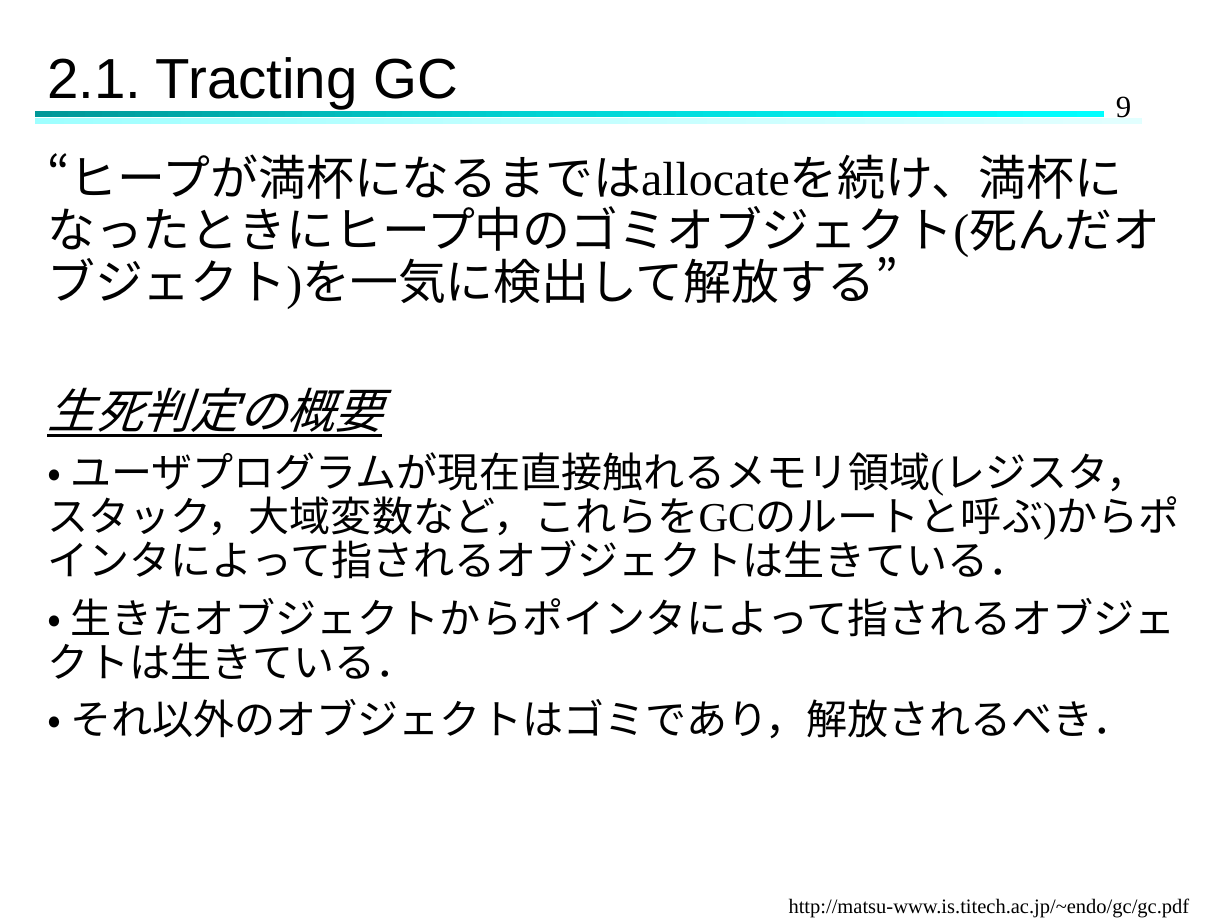
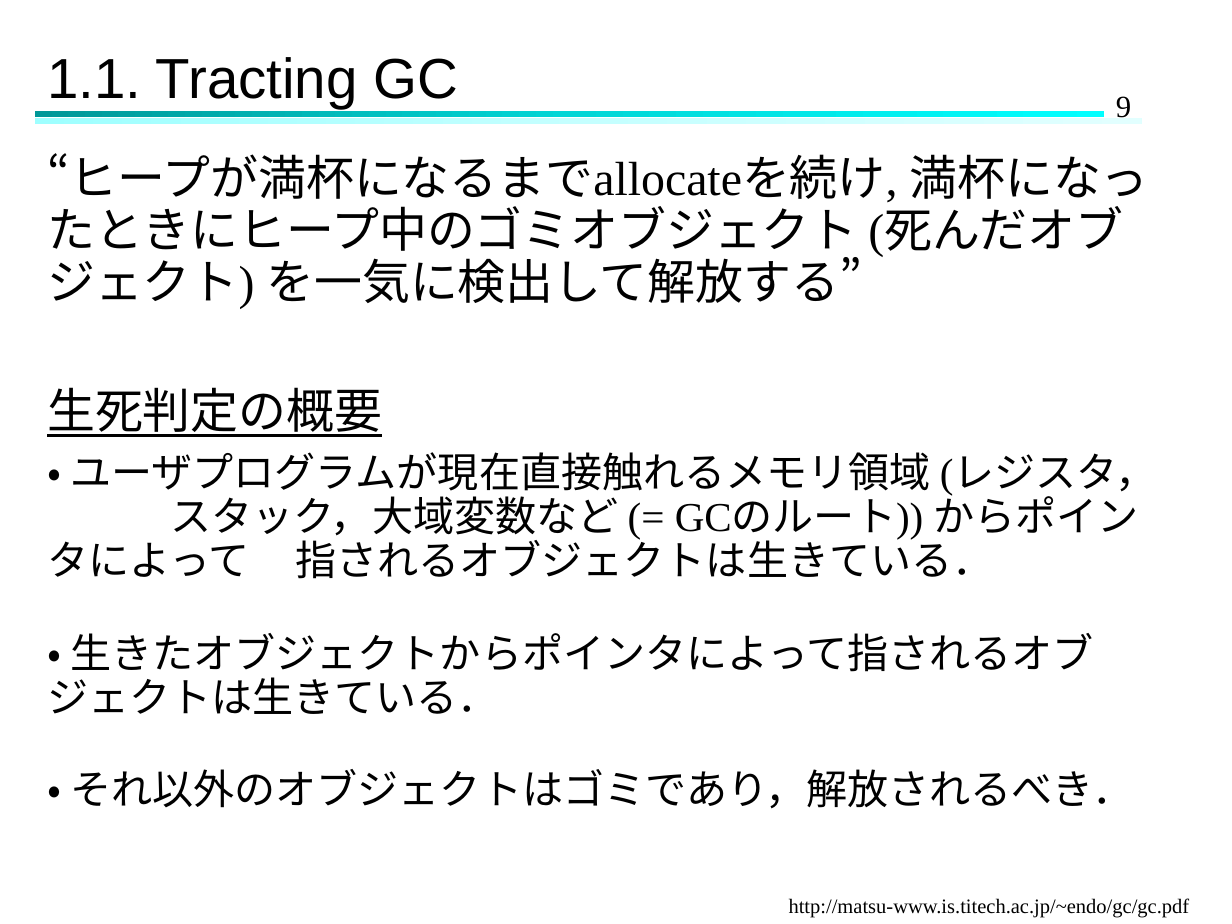
Before and after one commit to Hinata-Mikami/HinataMikami, a slide deck: slide 9 of 研究室関連/ゼミ/2024.11.27ゼミ.pptx. Drawn at 1232x924 pixels with LibreOffice and Linux fonts; fonts in the diff are those of the drawing. Boxes give left, top, right and bottom in pixels: in the first picture for what was removed or moved away, otherwise in the second. Text is boxed around its words. In the diff, an @@ line names an element or a change of style, - is before the commit and + after.

```diff
--- a/研究室関連/ゼミ/2024.11.27ゼミ.pptx
+++ b/研究室関連/ゼミ/2024.11.27ゼミ.pptx
@@ title at <box>47,57,458,108</box>: text changed @@
-2.1. Tracting GC
+1.1. Tracting GC
@@ text at <box>47,153,1149,309</box>: text changed @@
-“ヒープが満杯になるまではallocateを続け、満杯になったときにヒープ中のゴミオブジェクト(死んだオブジェクト)を一気に検出して解放する”
+“ヒープが満杯になるまでallocateを続け, 満杯になったときにヒープ中のゴミオブジェクト (死んだオブジェクト) を一気に検出して解放する”
@@ text at <box>47,387,382,437</box>: italic off in "生死判定の概要" @@
@@ text at <box>47,452,1157,579</box>: text changed @@
-• ユーザプログラムが現在直接触れるメモリ領域(レジスタ，スタック，大域変数など，これらをGCのルートと呼ぶ)からポインタによって指されるオブジェクトは生きている．
+・ ユーザプログラムが現在直接触れるメモリ領域 (レジスタ， スタック，大域変数など (= GCのルート)) からポインタによって 指されるオブジェクトは生きている．
```
Also in this commit, not shown: 20 other slides changed, 7 slides added.
